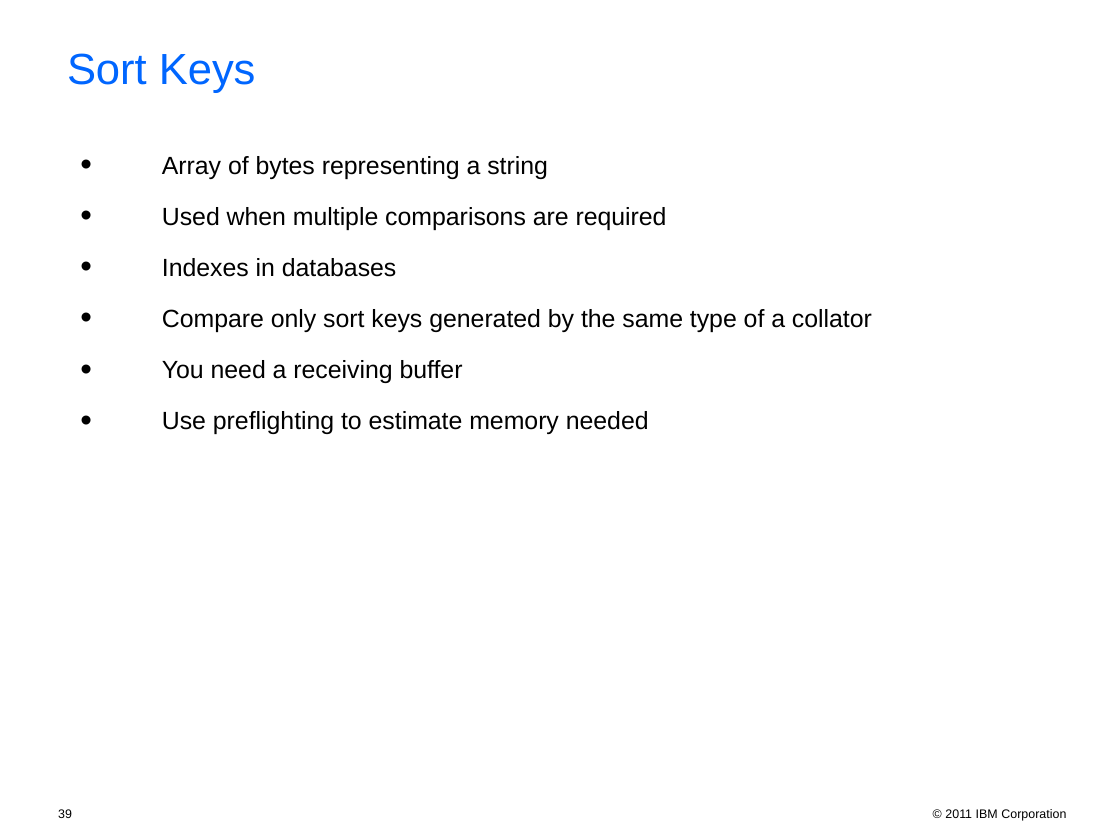
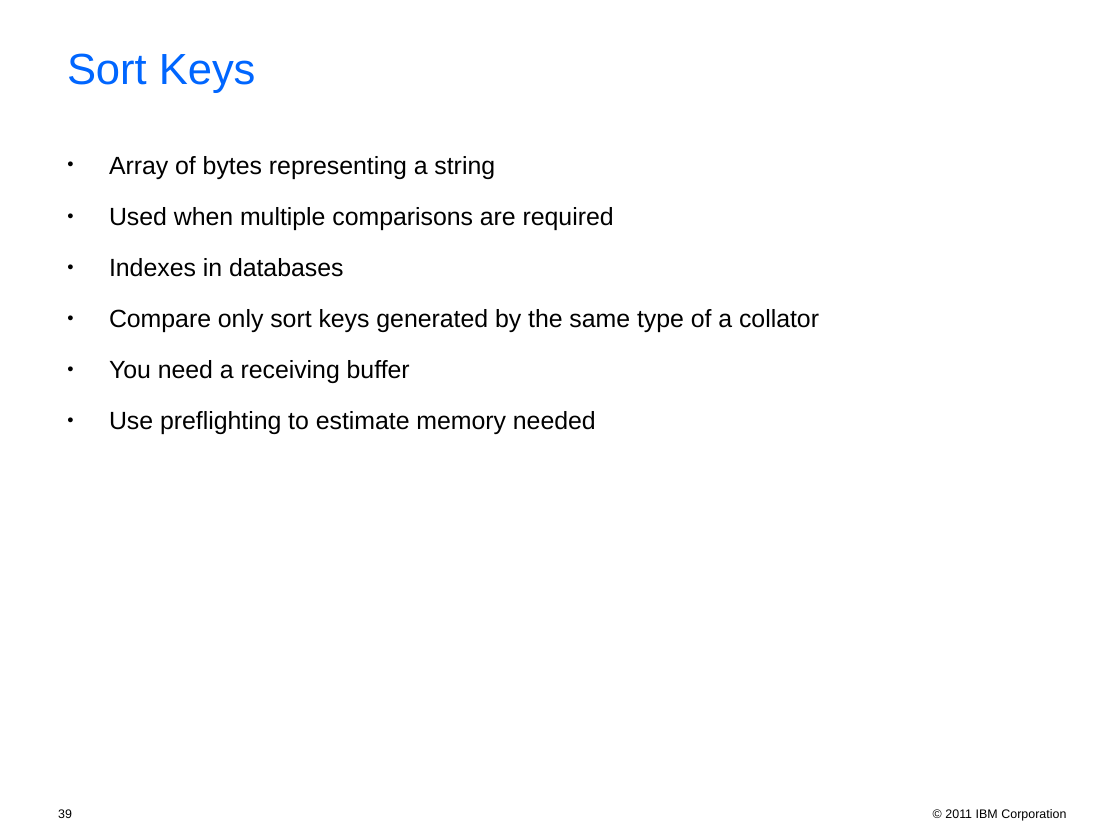
Before and after one commit to unicode-org/icu-docs, a slide deck: slide 39 of docs/pres/icu_workshop.ppt. Drawn at 1120x840 pixels with LibreOffice and Linux fonts; fonts in the diff are those of the drawing; background and template pictures are left out. Boxes give left, top, right and bottom in pixels: in the first picture for what was removed or moved away, otherwise in the second. Text is boxed around its words. In the diff, an @@ line names an element or a change of style, - is before the commit and + after.

```diff
--- a/docs/pres/icu_workshop.ppt
+++ b/docs/pres/icu_workshop.ppt
@@ text "Array of bytes representing a ..." at bbox=[109, 156, 819, 434]: bullet • to ● @@
```
Also in this commit, not shown: 12 other slides changed, 2 other files.
